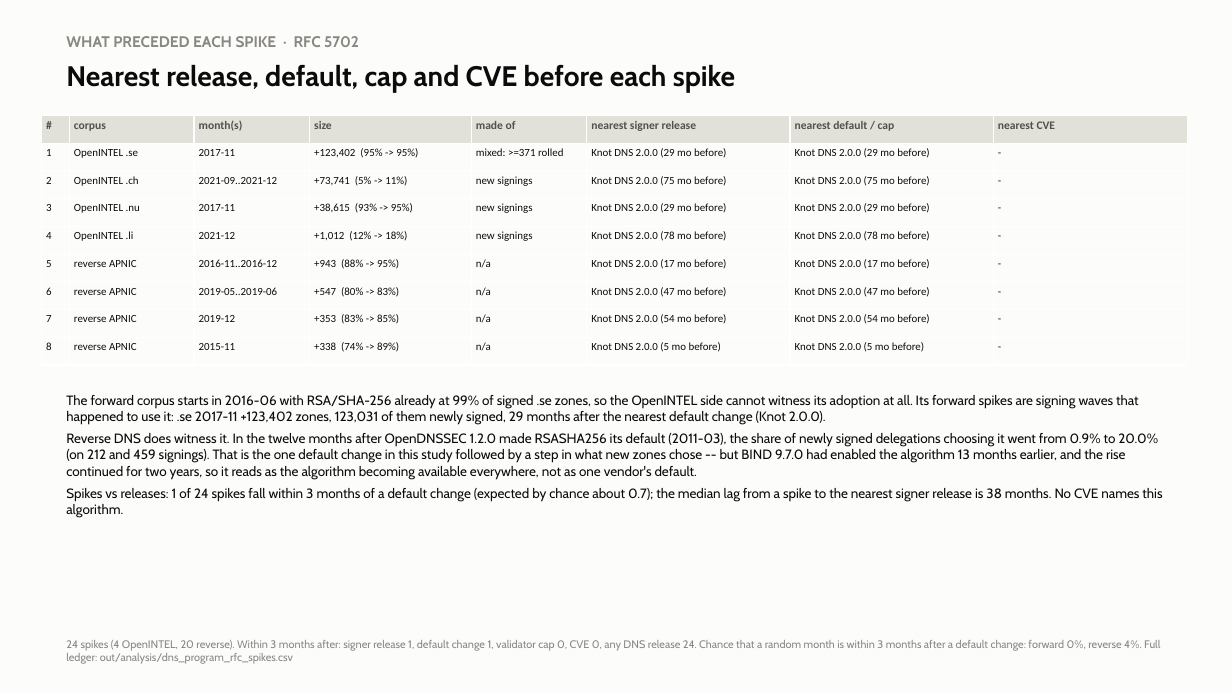
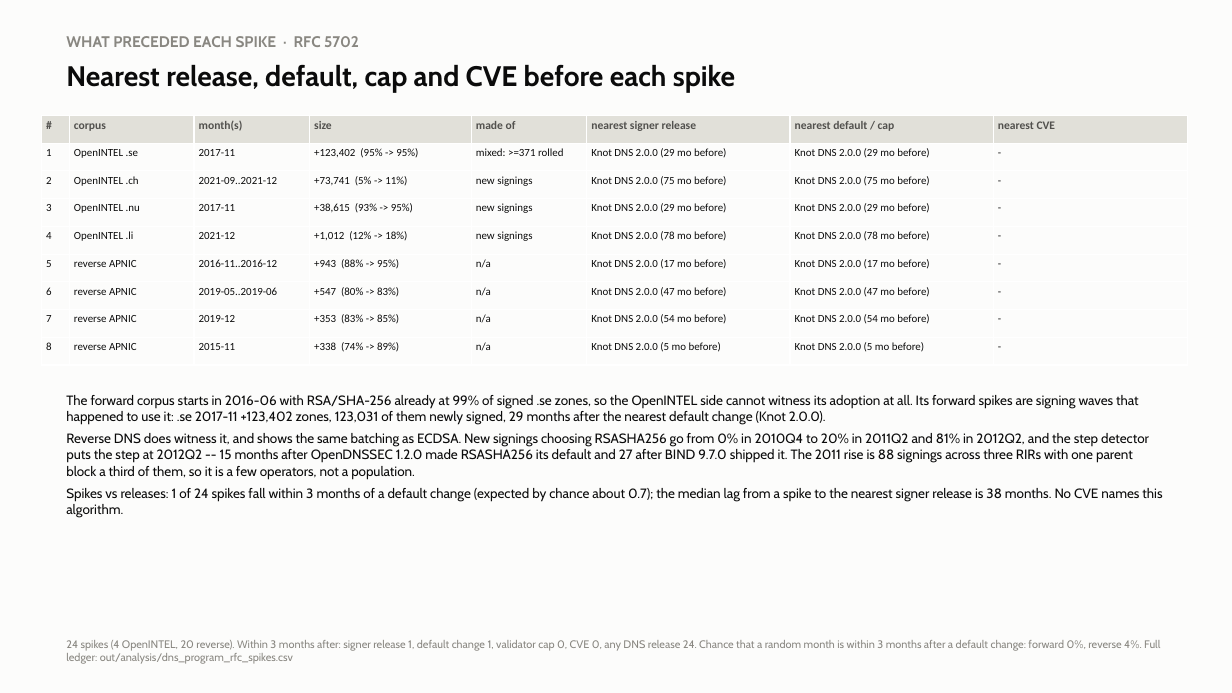
Before and after one commit to j776w781/rfc_adoption, a slide deck: slide 9 of out/analysis/dnssec_program_rfc_cases.pptx. Drawn at 1232x693 pixels with LibreOffice and Linux fonts; fonts in the diff are those of the drawing. Boxes give left, top, right and bottom in pixels: in the first picture for what was removed or moved away, otherwise in the second. Text is boxed around its words. In the diff, an @@ line names an element or a change of style, - is before the commit and + after.

```diff
--- a/out/analysis/dnssec_program_rfc_cases.pptx
+++ b/out/analysis/dnssec_program_rfc_cases.pptx
@@ text at [66, 433, 1149, 479]: text changed @@
-Reverse DNS does witness it. In the twelve months after OpenDNSSEC 1.2.0 made RSASHA256 its default (2011-03), the share of newly signed delegations choosing it went from 0.9% to 20.0% (on 212 and 459 signings). That is the one default change in this study followed by a step in what new zones chose -- but BIND 9.7.0 had enabled the algorithm 13 months earlier, and the rise continued for two years, so it reads as the algorithm becoming available everywhere, not as one vendor's default.
+Reverse DNS does witness it, and shows the same batching as ECDSA. New signings choosing RSASHA256 go from 0% in 2010Q4 to 20% in 2011Q2 and 81% in 2012Q2, and the step detector puts the step at 2012Q2 -- 15 months after OpenDNSSEC 1.2.0 made RSASHA256 its default and 27 after BIND 9.7.0 shipped it. The 2011 rise is 88 signings across three RIRs with one parent block a third of them, so it is a few operators, not a population.
```
Also in this commit, not shown: 1 other slide changed, 8 other files.
